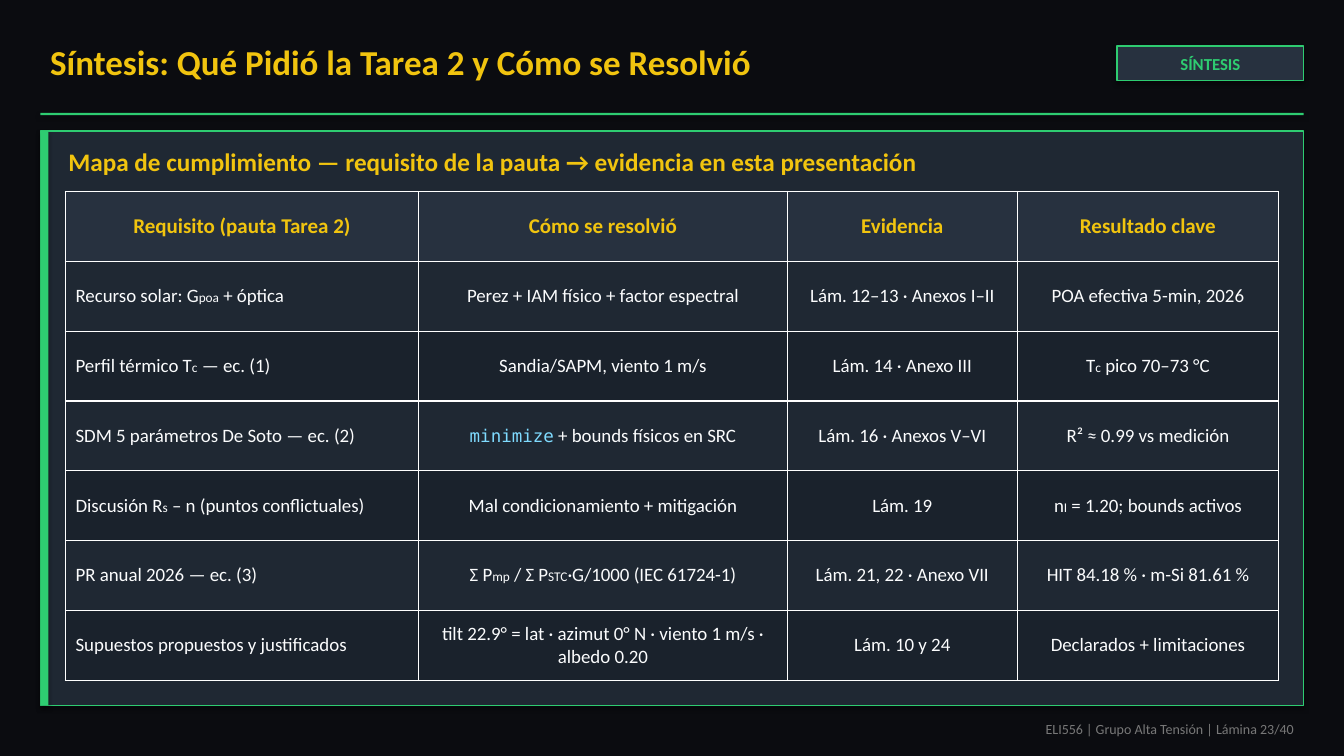
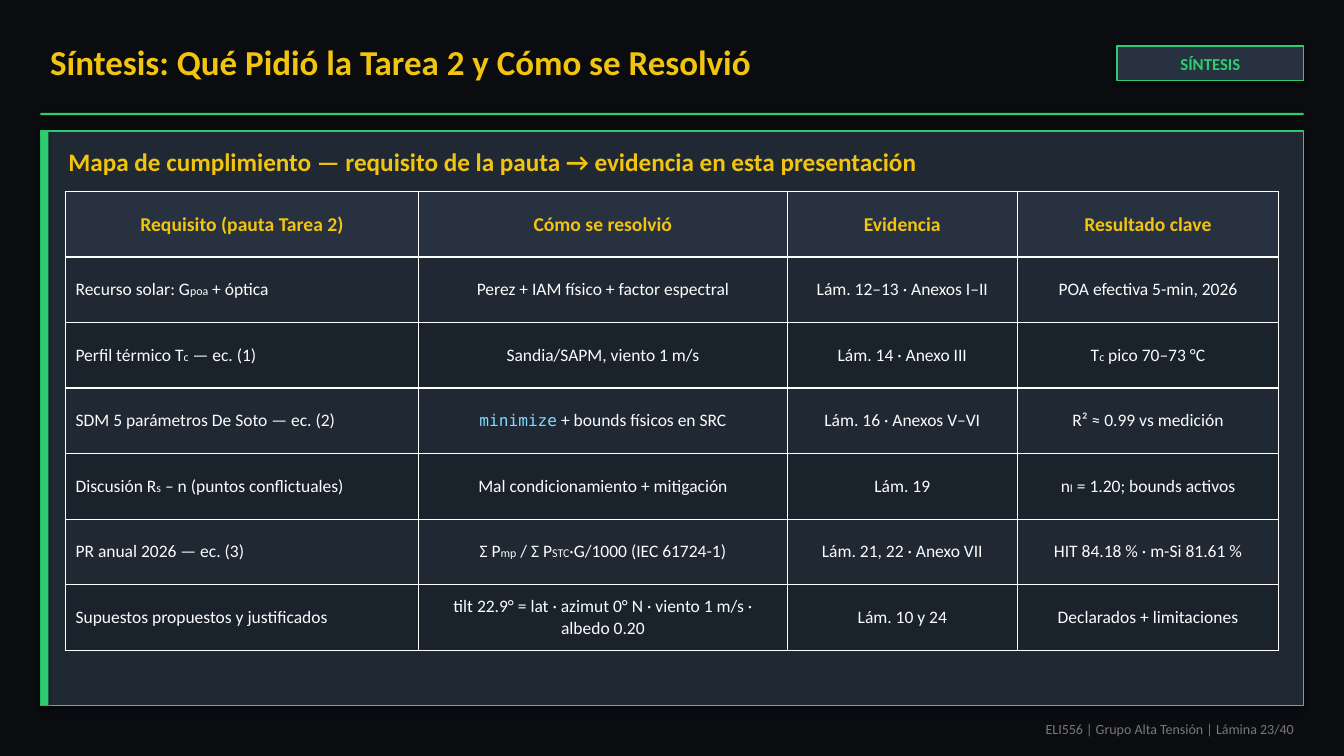
Before and after one commit to theChosen16/t2-paneles, a slide deck: slide 23 of output/Presentacion_Final_ELI556_Atacama_POA_Tarea2_revisado.pptx. Drawn at 1344x756 pixels with LibreOffice and Linux fonts; fonts in the diff are those of the drawing. Boxes give left, top, right and bottom in pixels: in the first picture for what was removed or moved away, otherwise in the second. Text is boxed around its words. In the diff, an @@ line names an element or a change of style, - is before the commit and + after.

Commit message:
fix: corrige desbordes de texto y simplifica explicacion de modificadores opticos
- Simplifica la vineta de modificadores opticos en la lamina de Marco Teorico
  (lenguaje simple, detalle tecnico remitido al Anexo II)
- Acorta titulo y pie de la lamina de modificadores opticos, moviendo el
  detalle de implementacion al Anexo II
- Corrige desborde de tabla en la lamina de Sintesis (chocaba con el pie de pagina)
- Corrige desborde de etiqueta y titulo en la lamina de Recurso Real
- Corrige desborde del panel de funciones pvlib en el Anexo de herramientas
- Ajusta alturas de panel en el Anexo XIII para evitar desborde

```diff
--- a/output/Presentacion_Final_ELI556_Atacama_POA_Tarea2_revisado.pptx
+++ b/output/Presentacion_Final_ELI556_Atacama_POA_Tarea2_revisado.pptx
@@ table at [66,192,1278,650] @@
@@ size 15 to 14 pt in "Requisito (pauta Tarea 2)", "Cómo se resolvió", "Evidencia", "Resultado clave" @@
@@ size 13.5 to 12.5 pt in "Recurso solar: Gpoa + óptica", "Perez + IAM físico + factor espectral", "Lám. 12–13 · Anexos I–II", "POA efectiva 5-min, 2026" and 20 more places @@
@@ size 9.5 to 8.5 pt in "Gpoa", "Tc", "Tc", "Rs" and 2 more places @@
@@ size 12.5 to 11.5 pt in "minimize" @@
```
Also in this commit, not shown: 5 other slides changed, 1 other file.
